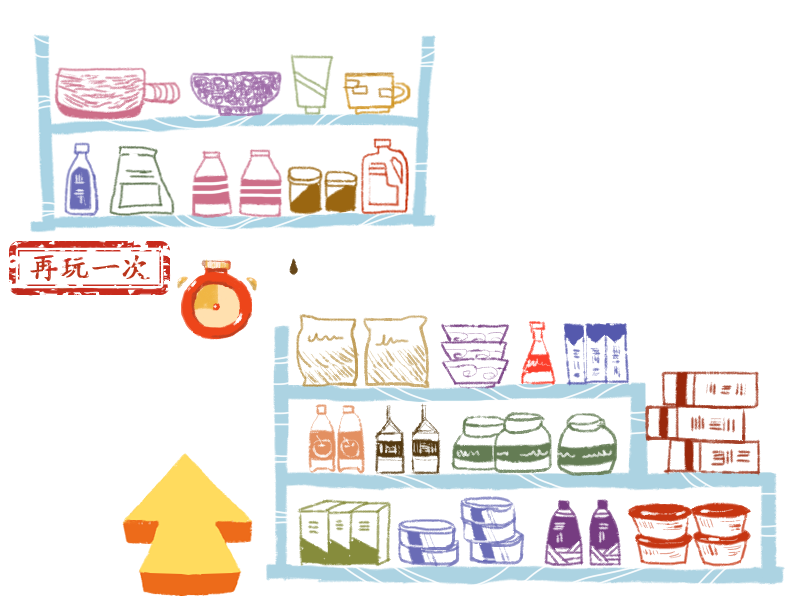
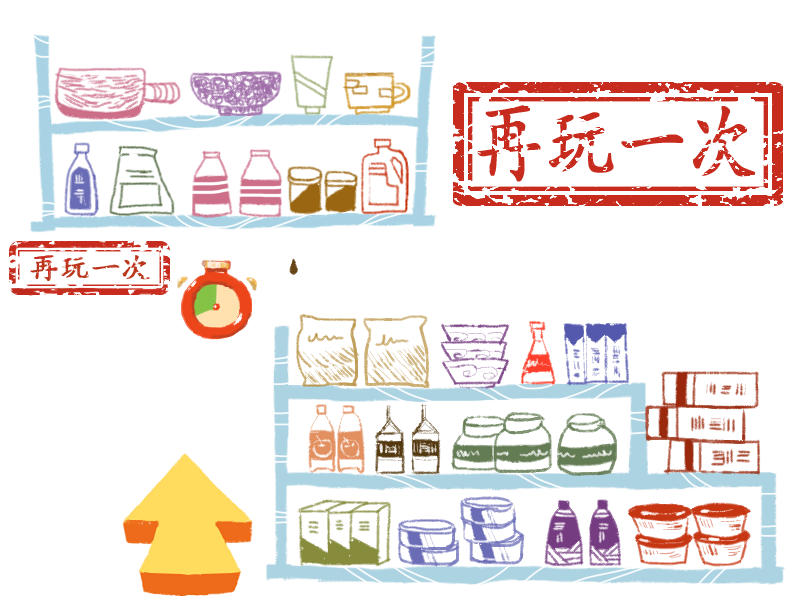
Comparing the layer stacks of the two 800 x 600 images. Changes:
added group "组 1" with 3 layers above "瓜糷舱10" over [453,82,783,206]
added layer "圆角矩形 1" (2nd of 2, in "组 1") in group "组 1" over [453,82,783,206]
painted on "瓜糷32" over [193,284,219,317]
painted on "瓜糷33" over [193,284,219,317]
